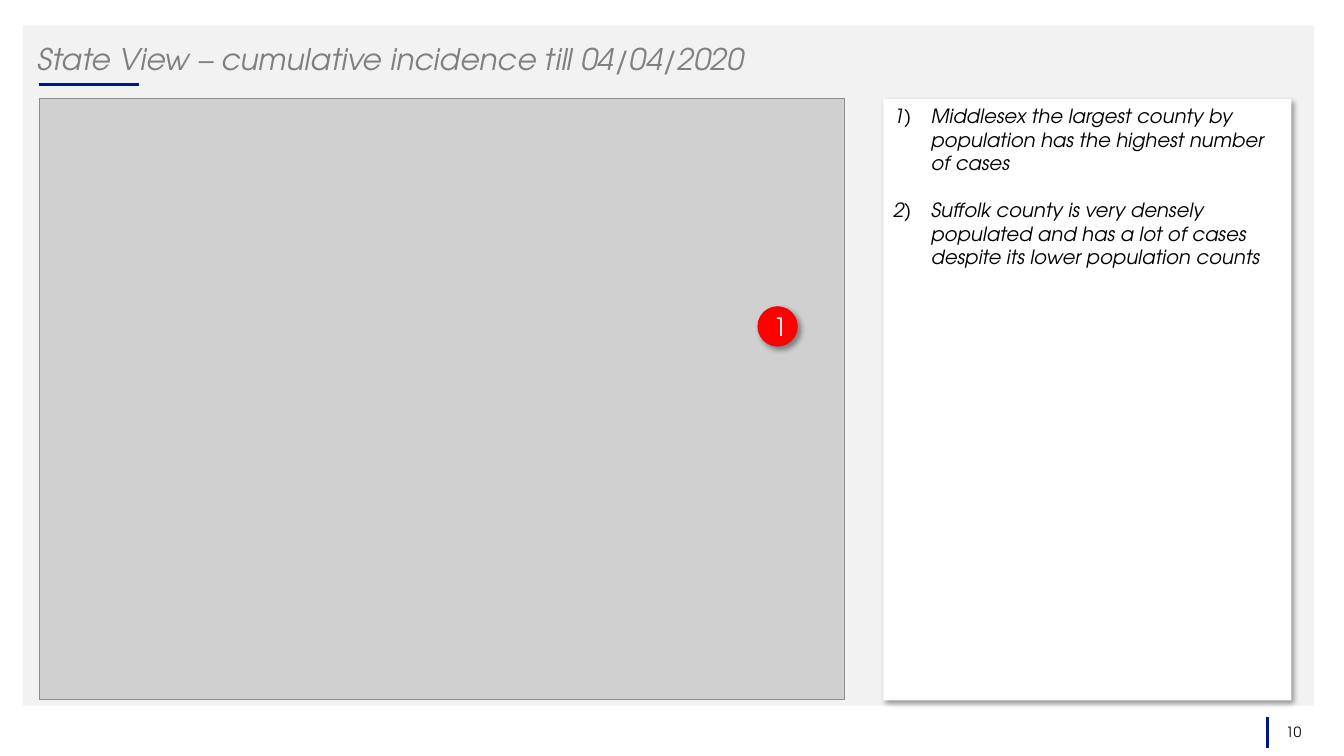
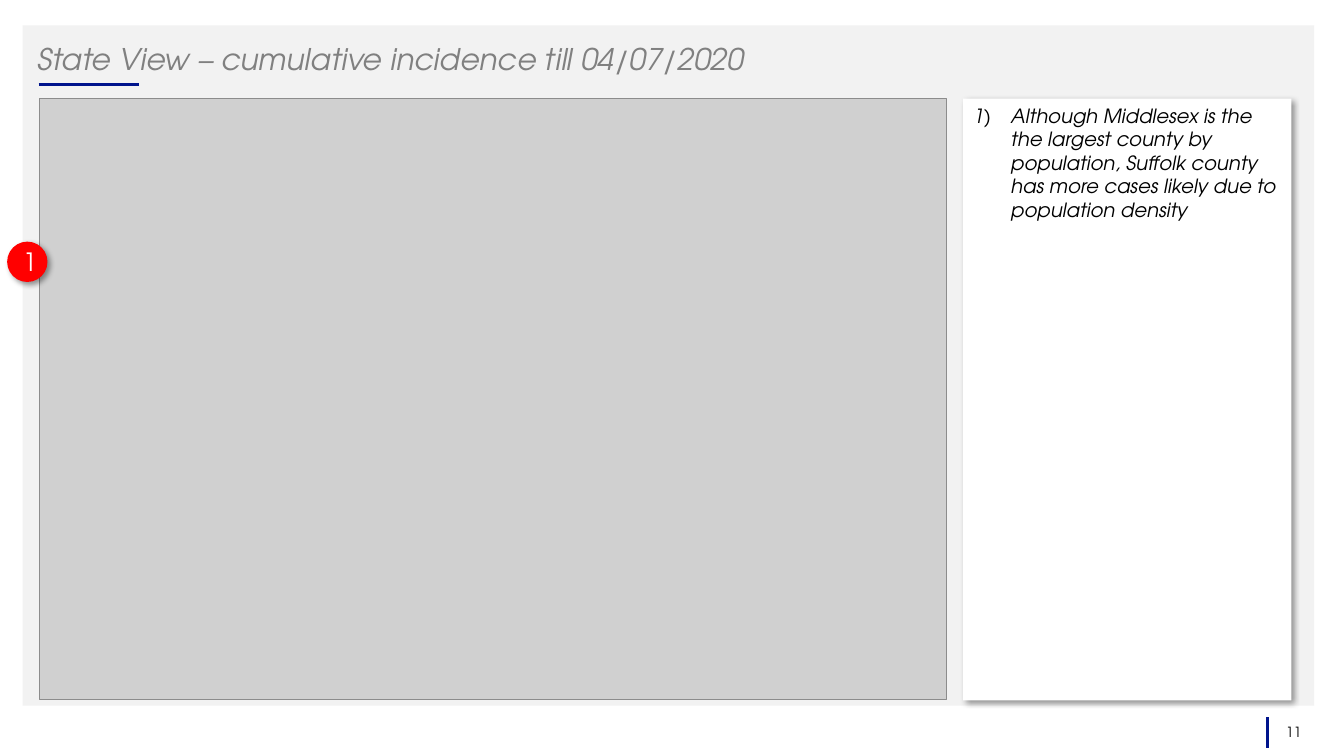
Before and after one commit to vckolla/corona, a slide deck: slide 11 of 05_corona_trend_mvp_2020_04_05_v2.pptx (slide 10 before the commit). Drawn at 1344x756 pixels with LibreOffice and Linux fonts; fonts in the diff are those of the drawing; grey boxes stand for pictures. Boxes give left, top, right and bottom in pixels: in the first picture for what was removed or moved away, otherwise in the second. Text is boxed around its words. In the diff, an @@ line names an element or a change of style, - is before the commit and + after.

```diff
--- a/05_corona_trend_mvp_2020_04_05_v2.pptx
+++ b/05_corona_trend_mvp_2020_04_05_v2.pptx
@@ title at (37,47,744,84): text changed @@
-State View – cumulative incidence till 04/04/2020
+State View – cumulative incidence till 04/07/2020
@@ picture: place and size @@
-picture at (39,99,845,701)
+picture at (39,99,947,701)
@@ rectangle "Although Middlesex is the the ...": place and size @@
-rectangle "Although Middlesex is the the ..." at (883,99,1292,701)
+rectangle "Although Middlesex is the the ..." at (964,99,1293,701)
@@ text in rectangle at (1011,108,1276,221): text changed @@
-1) Middlesex the largest county by population has the highest number of cases
-2) Suffolk county is very densely populated and has a lot of cases despite its lower population counts
+1) Although Middlesex is the the largest county by population, Suffolk county has more cases likely due to population density
@@ ellipse "1": place and size @@
-ellipse "1" at (757,307,798,347)
+ellipse "1" at (7,242,47,282)
@@ page number at (1286,726,1301,737): text changed @@
-10
+11
```
Also in this commit, not shown: 5 other slides changed, 6 slides added, 6 slides removed, 17 other files.
